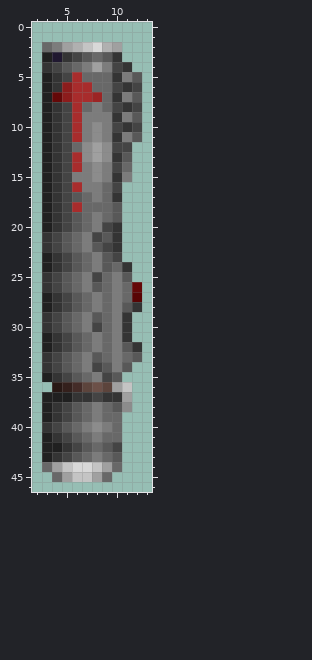
One commit to this pixel-art sprite: Resources/AwesomeGuns/Weapons/SINGLE_ROCKET_LAUNCHER/Bigob.gif. The picture above was drawn from the file before the commit.
The file is 32x48 pixels. Shown: x 2..13, y 0..46.
The result:
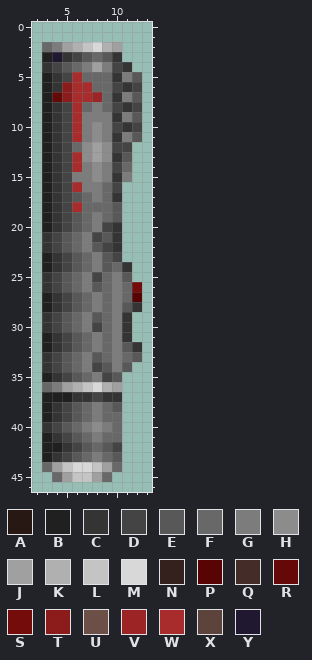
Palette (. is transparent): A #281814  B #202020  C #343434  D #444444  E #585858  F #686868  G #7c7c7c  H #8c8c8c  J #a0a0a0  K #b0b0b0  L #c4c4c4  M #d8d8d8  N #34201c  P #580404  Q #442c28  R #640808  S #740c0c  T #8c1c1c  U #6c5048  V #9c2424  W #a82c2c  X #5c443c  Y #201830
From old to new:
y 26: x 12 R -> S
y 36: x 3..9 .ANQXUX -> FGJKLMK; x 11 L -> .
y 37: x 11 J -> .
y 38: x 11 H -> .
Changed places in both pictures, as pixel boxes (x1, y1, x2, y2):
changed: (132, 282, 142, 292)
changed: (42, 382, 132, 412)
